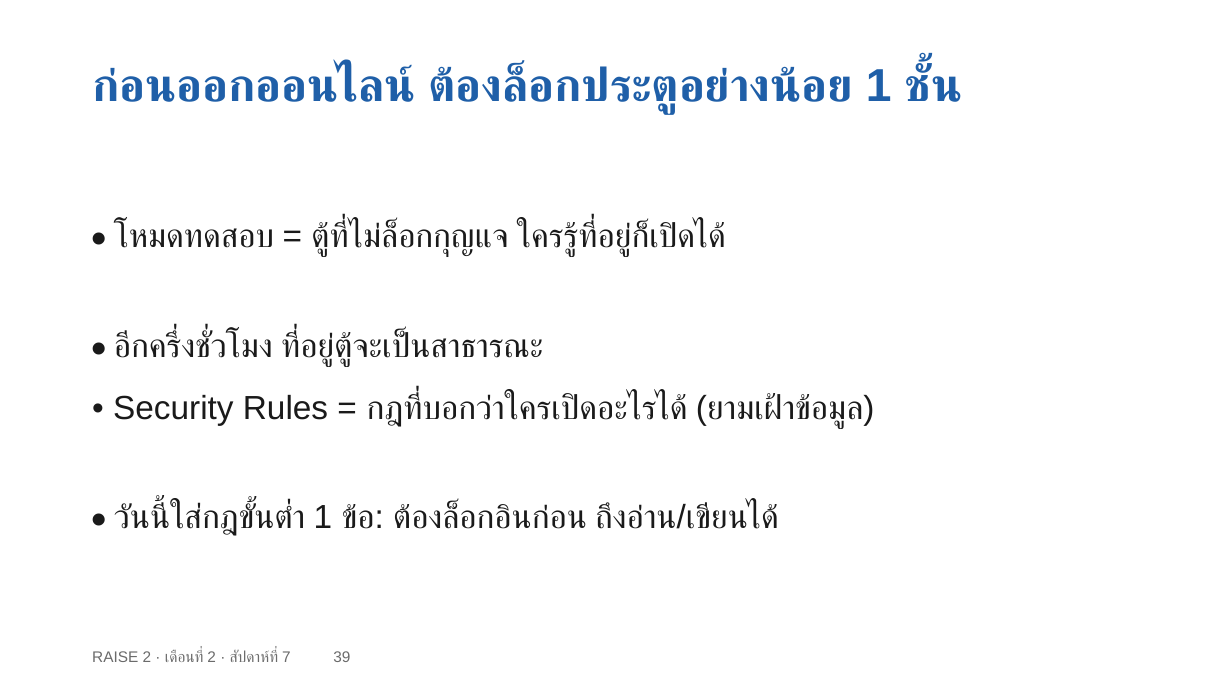
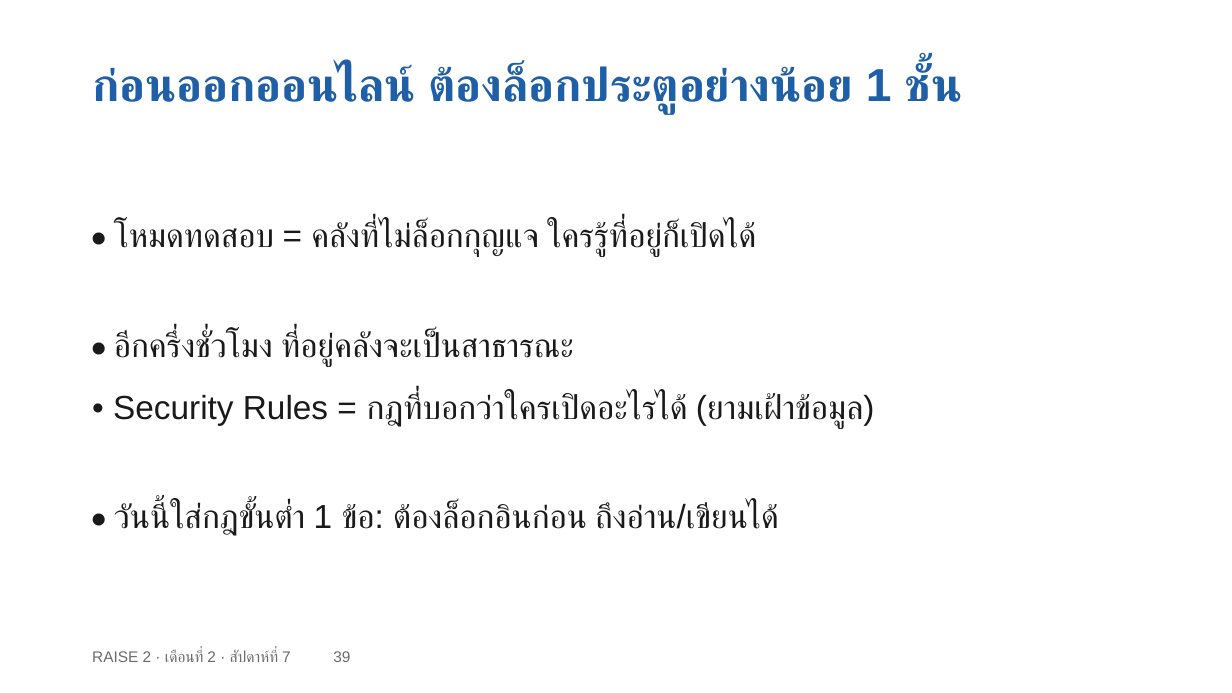
Before and after one commit to cnacha-mfu/raise2-module2, a slide deck: slide 39 of materials/week7/w7-slides.pptx. Drawn at 1232x693 pixels with LibreOffice and Linux fonts; fonts in the diff are those of the drawing. Boxes give left, top, right and bottom in pixels: in the first picture for what was removed or moved away, otherwise in the second. Text is boxed around its words. In the diff, an @@ line names an element or a change of style, - is before the commit and + after.

```diff
--- a/materials/week7/w7-slides.pptx
+++ b/materials/week7/w7-slides.pptx
@@ text at bbox=[114, 222, 756, 257]: text changed @@
-• โหมดทดสอบ = ตู้ที่ไม่ล็อกกุญแจ ใครรู้ที่อยู่ก็เปิดได้
+• โหมดทดสอบ = คลังที่ไม่ล็อกกุญแจ ใครรู้ที่อยู่ก็เปิดได้
@@ text at bbox=[114, 331, 574, 366]: text changed @@
-• อีกครึ่งชั่วโมง ที่อยู่ตู้จะเป็นสาธารณะ
+• อีกครึ่งชั่วโมง ที่อยู่คลังจะเป็นสาธารณะ
```
Also in this commit, not shown: 12 other files.
